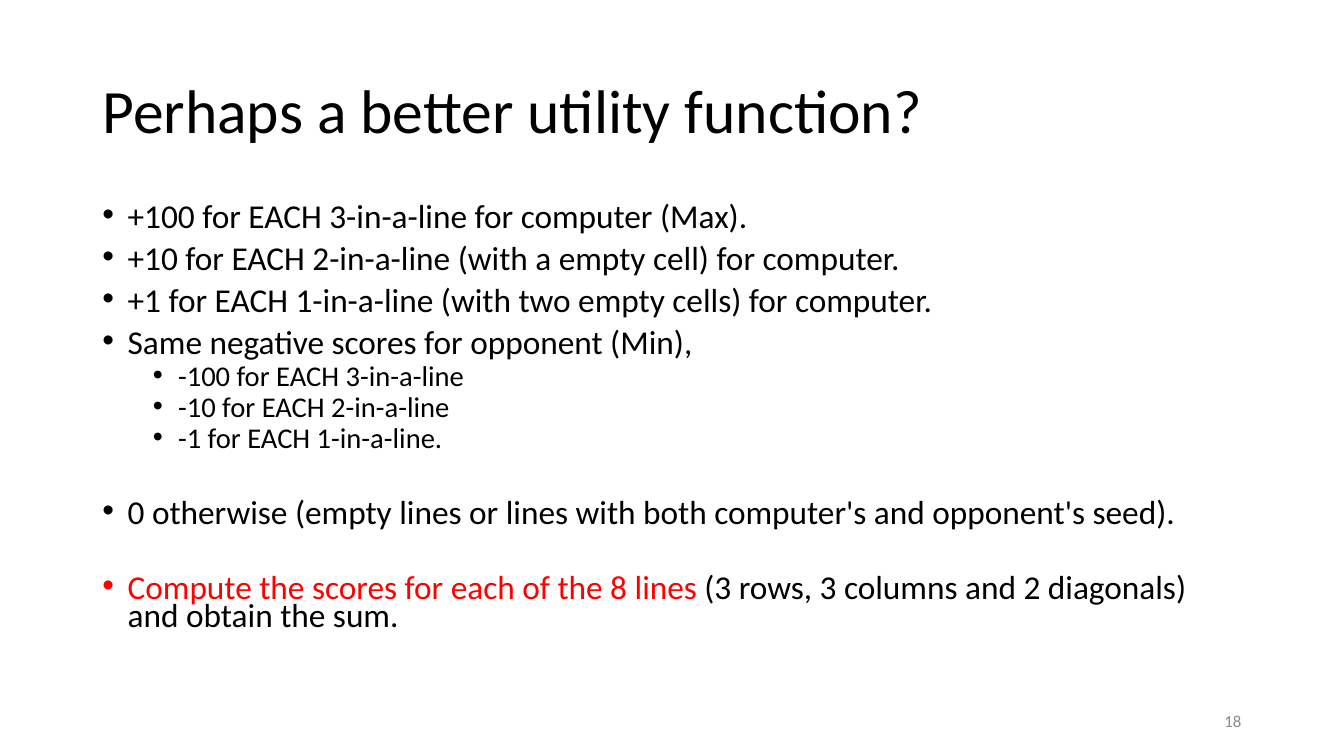
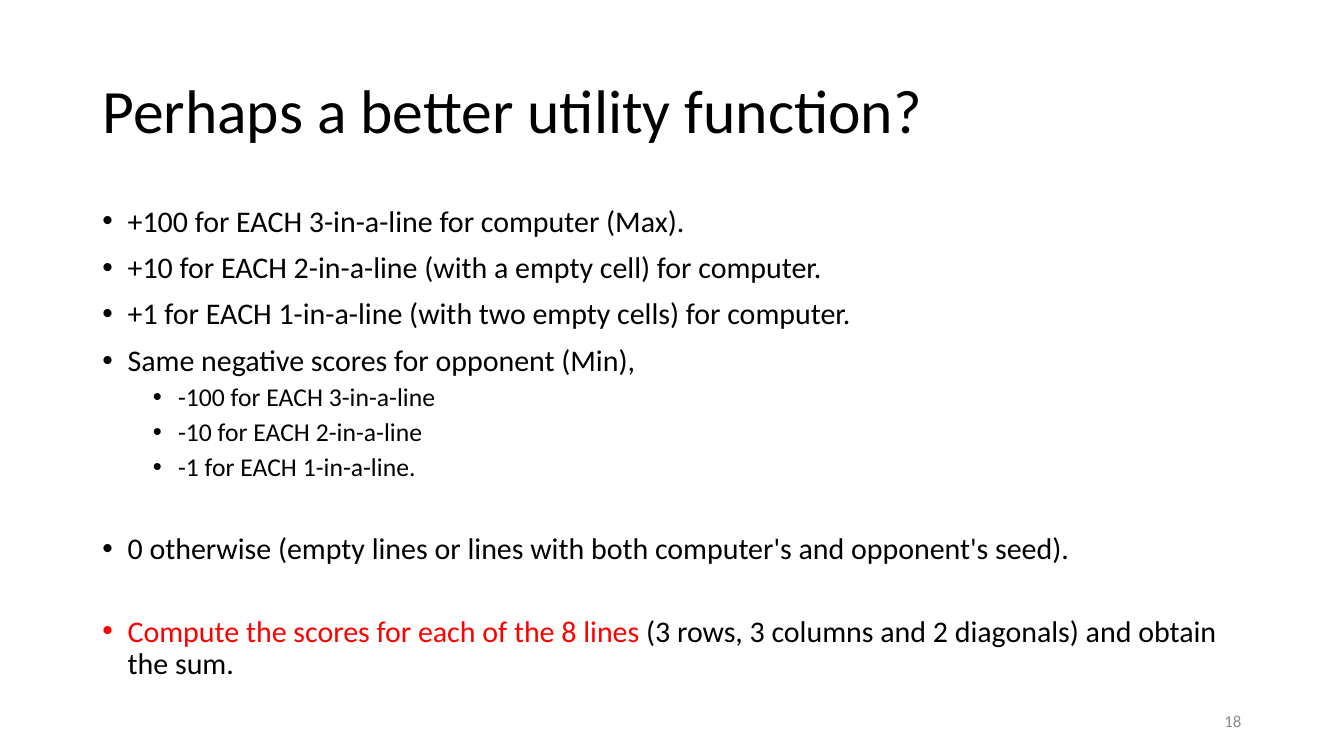
Before and after one commit to imranbuttcodes/SEMESTER_5, a slide deck: slide 18 of Artificial Intelligence/Course Material/Lec_09_Adverserial_Search_I.pptx. Drawn at 1344x756 pixels with LibreOffice and Linux fonts; fonts in the diff are those of the drawing. Boxes give left, top, right and bottom in pixels: in the first picture for what was removed or moved away, otherwise in the second. Text is boxed around its words. In the diff, an @@ line names an element or a change of style, - is before the commit and + after.

```diff
--- a/Artificial Intelligence/Course Material/Lec_09_Adverserial_Search_I.pptx
+++ b/Artificial Intelligence/Course Material/Lec_09_Adverserial_Search_I.pptx
@@ text "+100 for EACH 3-in-a-line for ..." at <box>128,210,1216,675</box>: size 23.8 to 21.4 pt in "+100 for EACH 3-in-a-line for computer (Max).", "+10 for EACH 2-in-a-line (with a empty ...", "+1 for EACH 1-in-a-line (with two empty ...", "Same negative scores for opponent (Min)," and 2 more places; size 20.4 to 18.3 pt in "-100 for EACH 3-in-a-line", "-10 for EACH 2-in-a-line", "-1 for EACH 1-in-a-line."; line spacing 0.7 to 0.9 @@
```
Also in this commit, not shown: 7 other slides changed, 7 other files.
